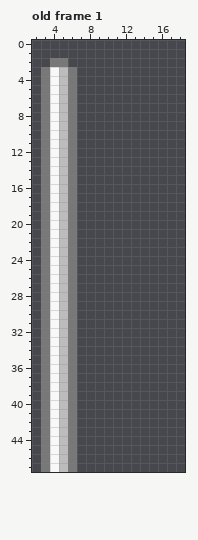
Edited in one commit: pixel-art file (Assets/Sprites/Objects/flag.aseprite). This is how it looked before the edit.
32x48 pixels, 3 frames. Shown: old frame 1: x 2..18, y 0..47. The commit also changed other frames, which this record leaves out.
Once edited:
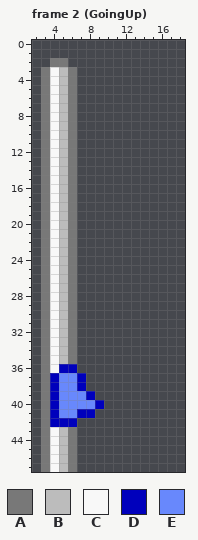
Palette (. is transparent): A #787878  B #bcbcbc  C #f8f8f8  D #0000bc  E #6888fc
A new or re-ordered frame is compared with the old frame closest to it.
Diff:
frames 3 -> 7
Frame 2 (GoingUp) is new; against old frame 1:
The edit adds colour D in rows 37 to 38 at x 7; in row 39 at x 8; in row 40 at x 9; in row 41 at x 7 to 8.
Colour A gives way to colour D in row 36 at x 6; in row 42 at x 6.
Colour B gives way to colour D in row 36 at x 5; in row 42 at x 5.
Colour C gives way to colour D in rows 37 to 42 at x 4.
The edit adds colour E in row 39 at x 7; in row 40 at x 7 to 8.
Colour A gives way to colour E in rows 37 to 41 at x 6.
Colour B gives way to colour E in rows 37 to 41 at x 5.
